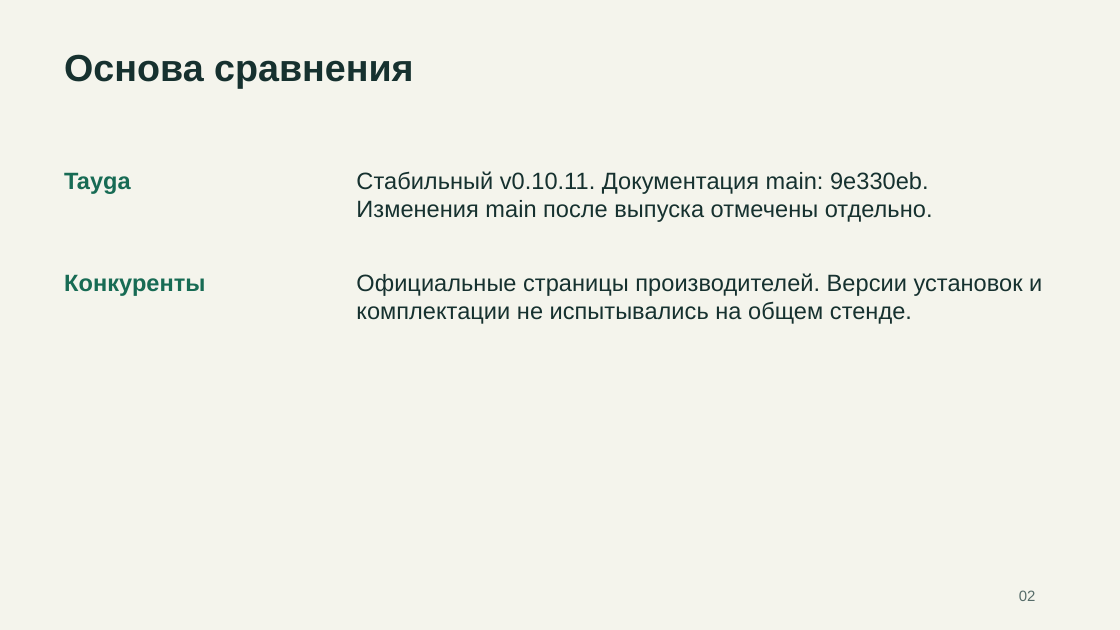
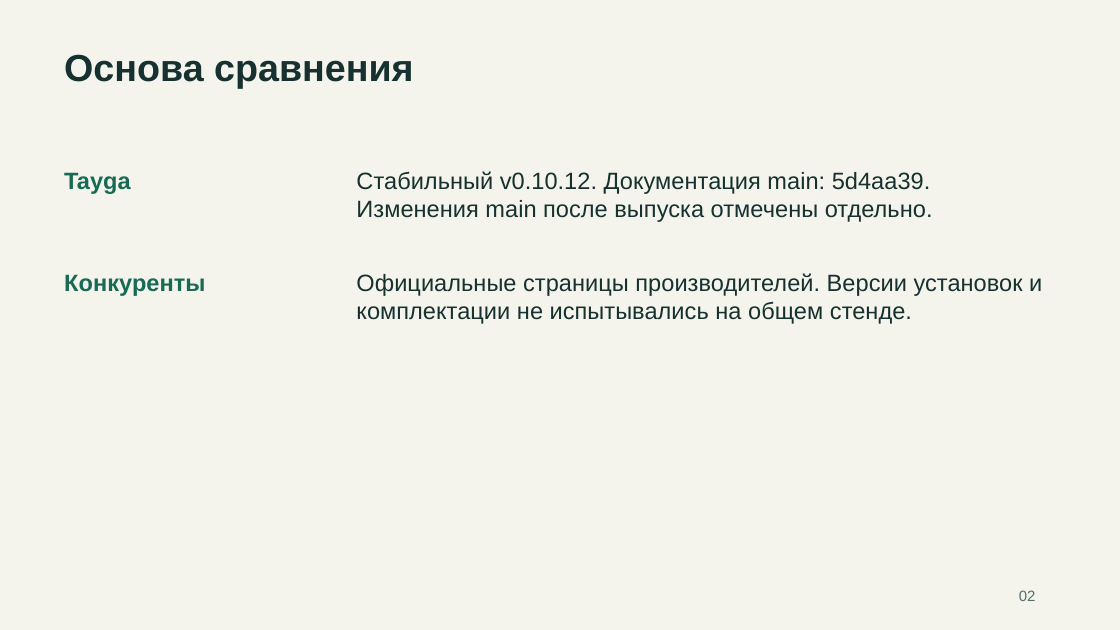
Before and after one commit to rkislov/tayga-mail-server, a slide deck: slide 2 of docs/presentations/tayga-competitors-2026-11-19.pptx. Drawn at 1120x630 pixels with LibreOffice and Linux fonts; fonts in the diff are those of the drawing. Boxes give left, top, right and bottom in pixels: in the first picture for what was removed or moved away, otherwise in the second. Text is boxed around its words. In the diff, an @@ line names an element or a change of style, - is before the commit and + after.

```diff
--- a/docs/presentations/tayga-competitors-2026-11-19.pptx
+++ b/docs/presentations/tayga-competitors-2026-11-19.pptx
@@ text at (x1=356, y1=171, x2=933, y2=222): text changed @@
-Стабильный v0.10.11. Документация main: 9e330eb. Изменения main после выпуска отмечены отдельно.
+Стабильный v0.10.12. Документация main: 5d4aa39. Изменения main после выпуска отмечены отдельно.
```
Also in this commit, not shown: 2 other slides changed, 18 slides added, 2 other files.
